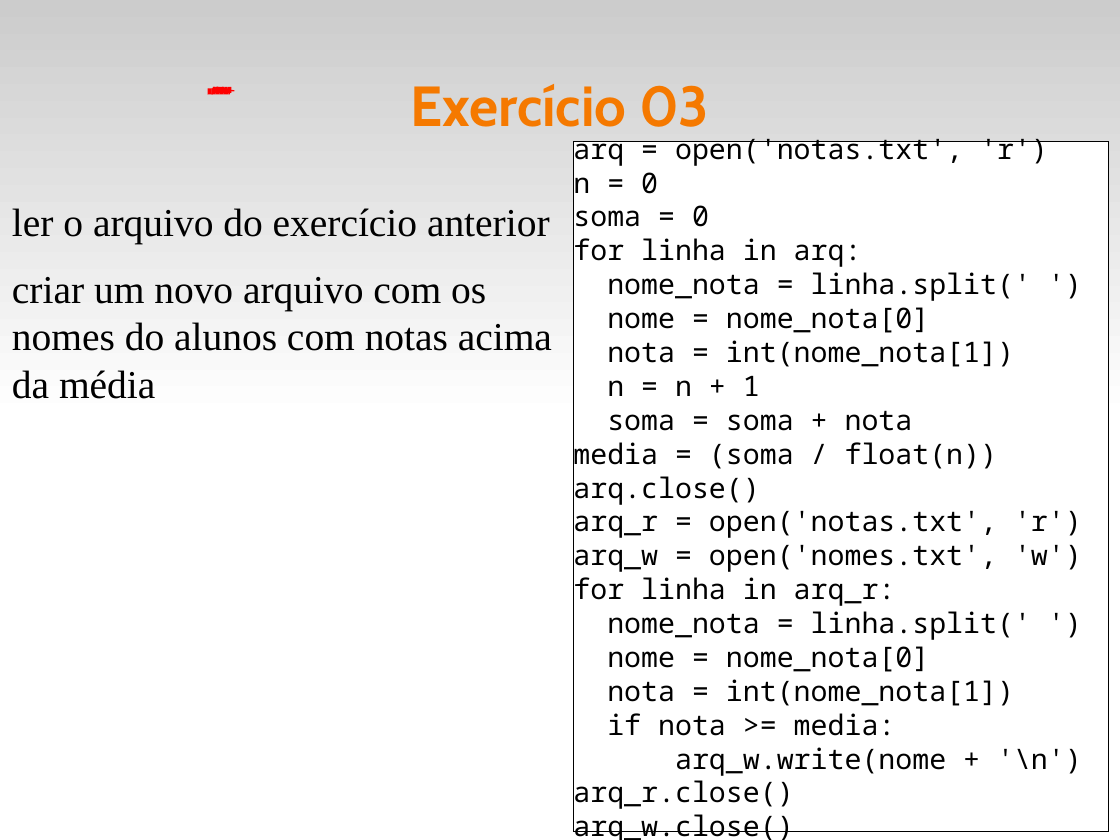
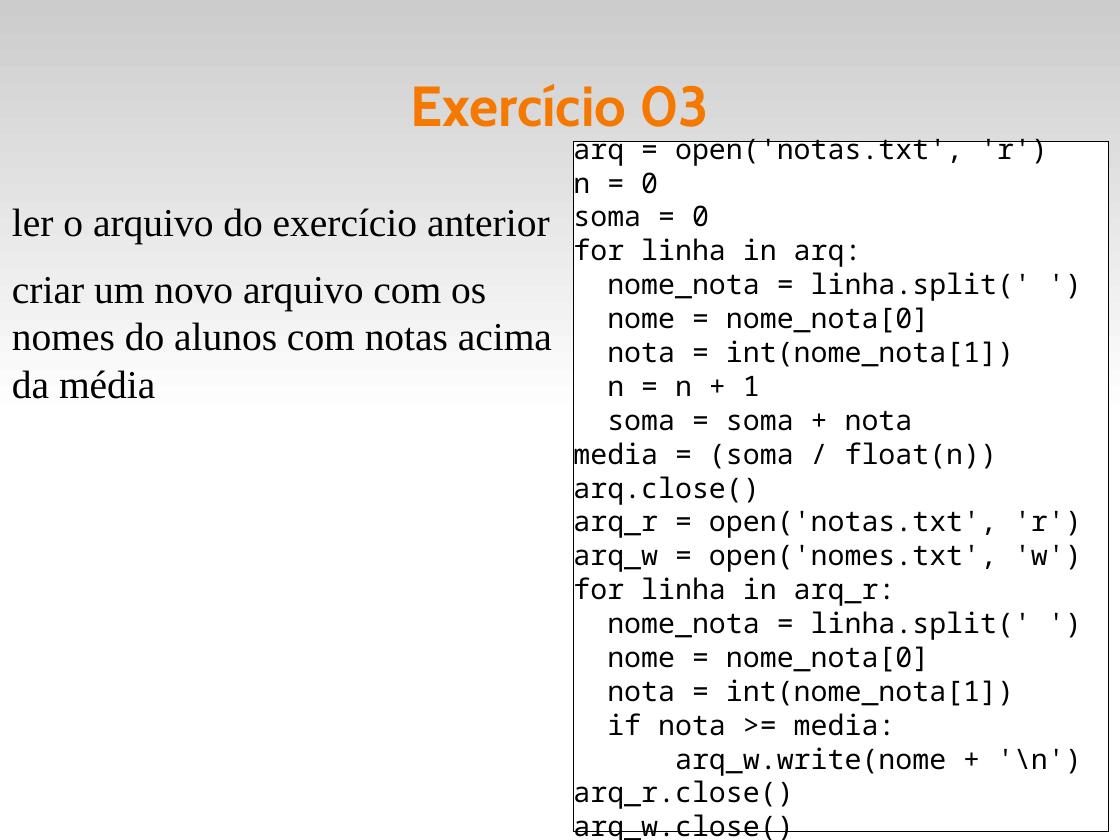
Before and after one commit to fsantanna-uerj/IPD, a slide deck: slide 12 of slides/ipd-08-arquivos.odp. Drawn at 1120x840 pixels with LibreOffice and Linux fonts; fonts in the diff are those of the drawing. Boxes give left, top, right and bottom in pixels: in the first picture for what was removed or moved away, otherwise in the second. Text is boxed around its words. In the diff, an @@ line names an element or a change of style, - is before the commit and + after.

```diff
--- a/slides/ipd-08-arquivos.odp
+++ b/slides/ipd-08-arquivos.odp
@@ line removed from (207, 91) to (209, 91) @@
@@ line removed from (209, 91) to (211, 91) @@
@@ line removed from (211, 91) to (213, 91) @@
@@ line removed from (211, 91) to (215, 91) @@
@@ line removed from (215, 90) to (213, 90) @@
@@ line removed from (213, 90) to (215, 90) @@
@@ line removed from (215, 91) to (220, 91) @@
@@ line removed from (219, 90) to (215, 90) @@
@@ line removed from (215, 90) to (219, 90) @@
@@ line removed from (219, 90) to (216, 90) @@
@@ line removed from (216, 90) to (220, 90) @@
@@ line removed from (223, 90) to (219, 90) @@
@@ line removed from (220, 91) to (224, 91) @@
@@ line removed from (225, 90) to (223, 90) @@
@@ line removed from (223, 90) to (224, 90) @@
@@ line removed from (224, 90) to (223, 90) @@
@@ line removed from (224, 91) to (227, 91) @@
@@ line removed from (227, 90) to (225, 90) @@
@@ line removed from (227, 91) to (229, 91) @@
@@ line removed from (228, 90) to (227, 90) @@
@@ line removed from (230, 90) to (228, 90) @@
@@ line removed from (229, 91) to (230, 91) @@
@@ line removed from (232, 90) to (230, 90) @@
@@ line removed from (232, 91) to (232, 90) @@
```
Also in this commit, not shown: 5 other files.
